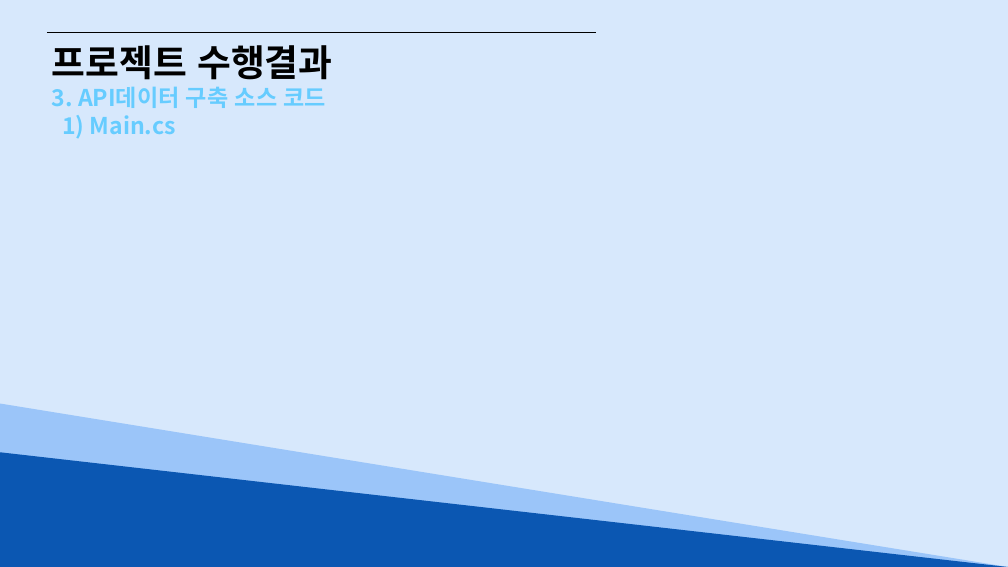
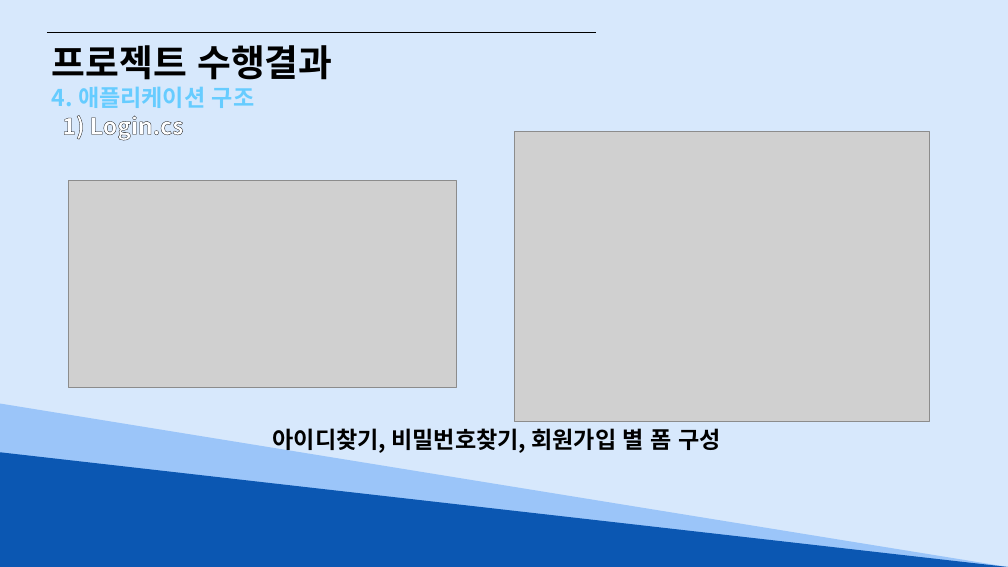
Before and after one commit to Hyno2/CSharpProject, a slide deck: slide 21 of 앉아써 팀(대구광역시 맛집데이터 조회시스템).pptx (slide 27 before the commit). Drawn at 1008x567 pixels with LibreOffice and Linux fonts; fonts in the diff are those of the drawing; grey boxes stand for pictures. Boxes give left, top, right and bottom in pixels: in the first picture for what was removed or moved away, otherwise in the second. Text is boxed around its words. In the diff, an @@ line names an element or a change of style, - is before the commit and + after.

```diff
--- a/앉아써 팀(대구광역시 맛집데이터 조회시스템).pptx
+++ b/앉아써 팀(대구광역시 맛집데이터 조회시스템).pptx
@@ text at <box>52,86,254,140</box>: text changed @@
-3. API데이터 구축 소스 코드
-1) Main.cs
+4. 애플리케이션 구조
+1) Login.cs
@@ picture added at <box>514,132,929,422</box> @@
@@ picture added at <box>68,181,456,388</box> @@
@@ text added at <box>273,428,720,454</box>, 22 pt, text #000000, bold @@
+아이디찾기, 비밀번호찾기, 회원가입 별 폼 구성
```
Also in this commit, not shown: 12 other slides changed, 3 slides added, 14 slides removed, 2 other files.
